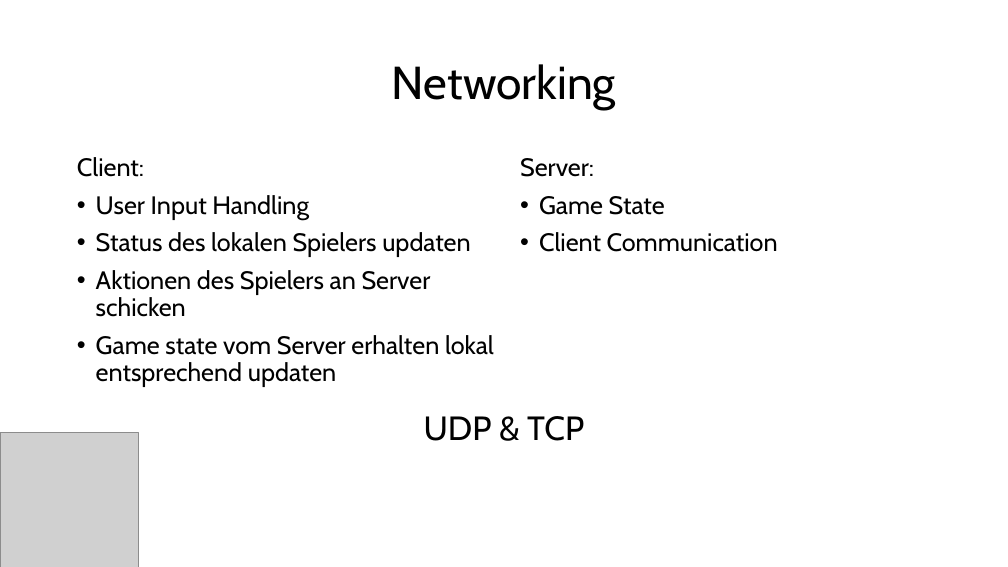
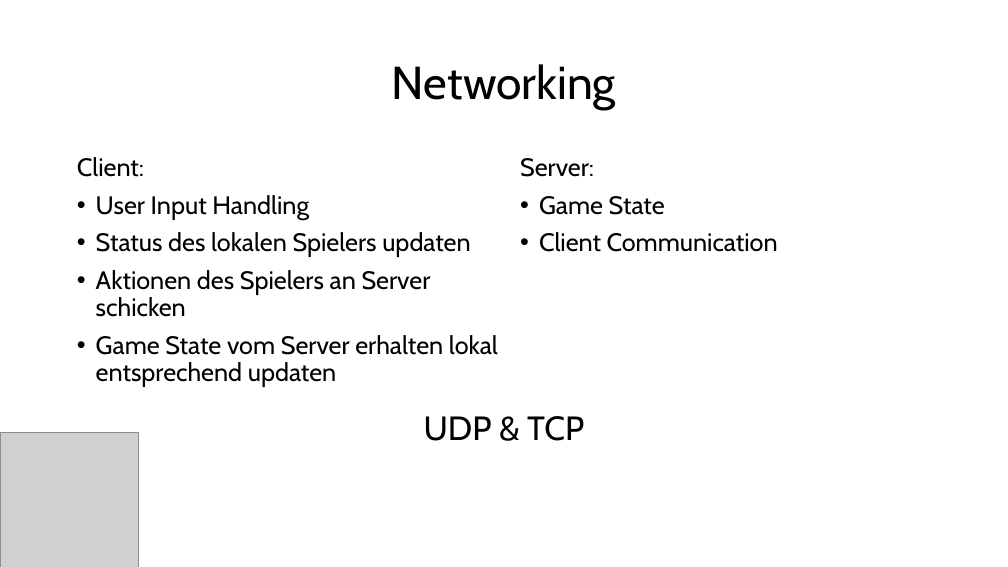
Before and after one commit to verifizieren/iGOAT, a slide deck: slide 7 of Presentation/Gruppe10(Präsentation1).pptx. Drawn at 1008x567 pixels with LibreOffice and Linux fonts; fonts in the diff are those of the drawing; grey boxes stand for pictures; background and template pictures are left out. Boxes give left, top, right and bottom in pixels: in the first picture for what was removed or moved away, otherwise in the second. Text is boxed around its words. In the diff, an @@ line names an element or a change of style, - is before the commit and + after.

Commit message:
spelling fix presentation

```diff
--- a/Presentation/Gruppe10(Präsentation1).pptx
+++ b/Presentation/Gruppe10(Präsentation1).pptx
@@ text at [96, 335, 498, 387]: text changed @@
-• Game state vom Server erhalten lokal entsprechend updaten
+• Game State vom Server erhalten lokal entsprechend updaten
```
Also in this commit, not shown: 1 other file.
